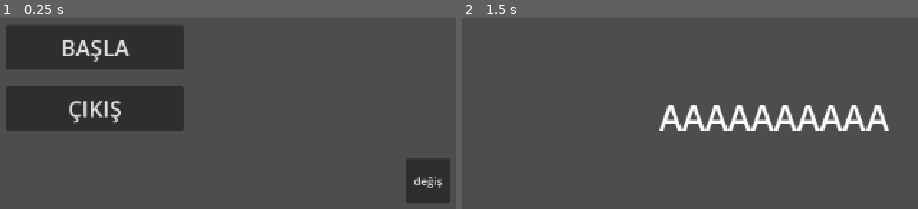
Above: before the commit, frames 1-2 (left to right).
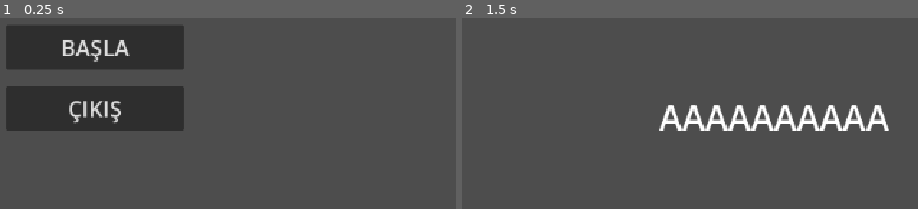
Above: after the commit, the same moments.

Repository: menemenbu/ilk_Temas
Game: Godot game, scene res://node_2d.tscn
Two runs of this game, one before a commit and one after it. Both use one fixed random seed, a clock stepped at 60 frames per second and the inputs below.
Inputs (mouse positions are in pixels of both pictures, inside the frame that each line leads up to):
- Up to frame 1 (0.25 s): no input
- Up to frame 2 (1.5 s): click (890, 180) at 0.5 s, where only the run before the commit has a clickable "değiş"; click "BAŞLA" at 1.25 s

The runs differ from the first frame. In frame 1, 2.0% of the frame differs, in the area x 89-99%, y 74-97%; in frame 2, nothing differs.

Commit message:
button deleted

Diff:
--- a/node_2d.tscn
+++ b/node_2d.tscn
@@ -23,12 +23,5 @@
 theme_override_font_sizes/font_size = 32
 text = "BAŞLA"
 
-[node name="Button" type="Button" parent="CanvasLayer" unique_id=984807849]
-offset_left = 1024.0
-offset_top = 512.0
-offset_right = 1088.0
-offset_bottom = 576.0
-text = "değiş"
-
 [connection signal="pressed" from="CanvasLayer/çıkış" to="." method="_on_çıkış_pressed"]
 [connection signal="pressed" from="CanvasLayer/Başla" to="." method="_on_başla_pressed"]
